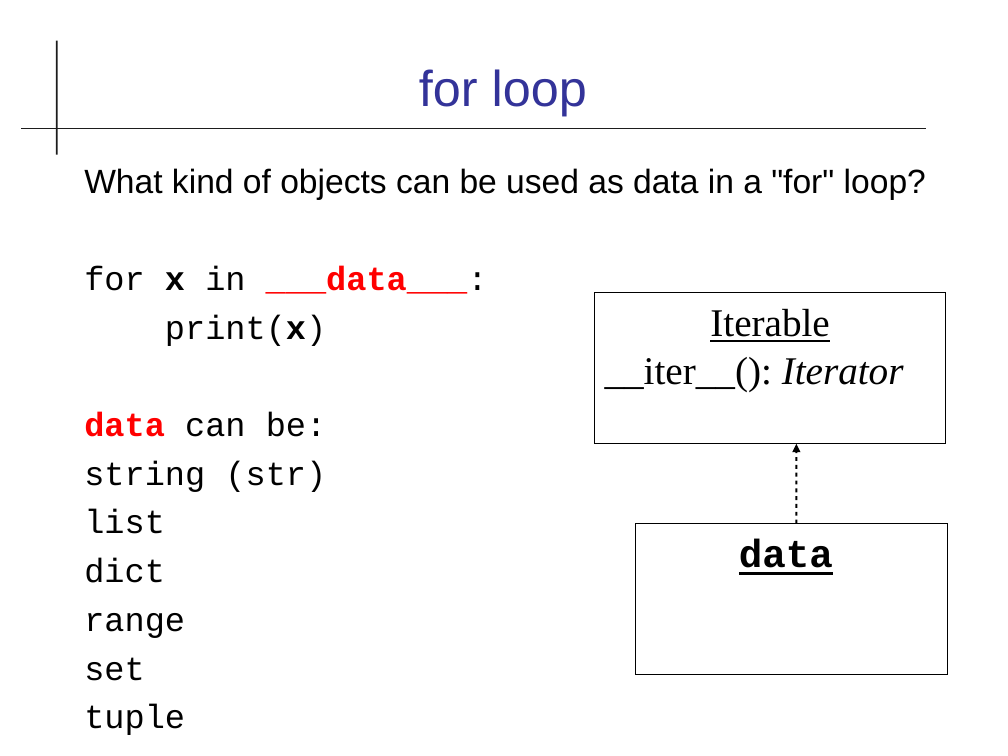
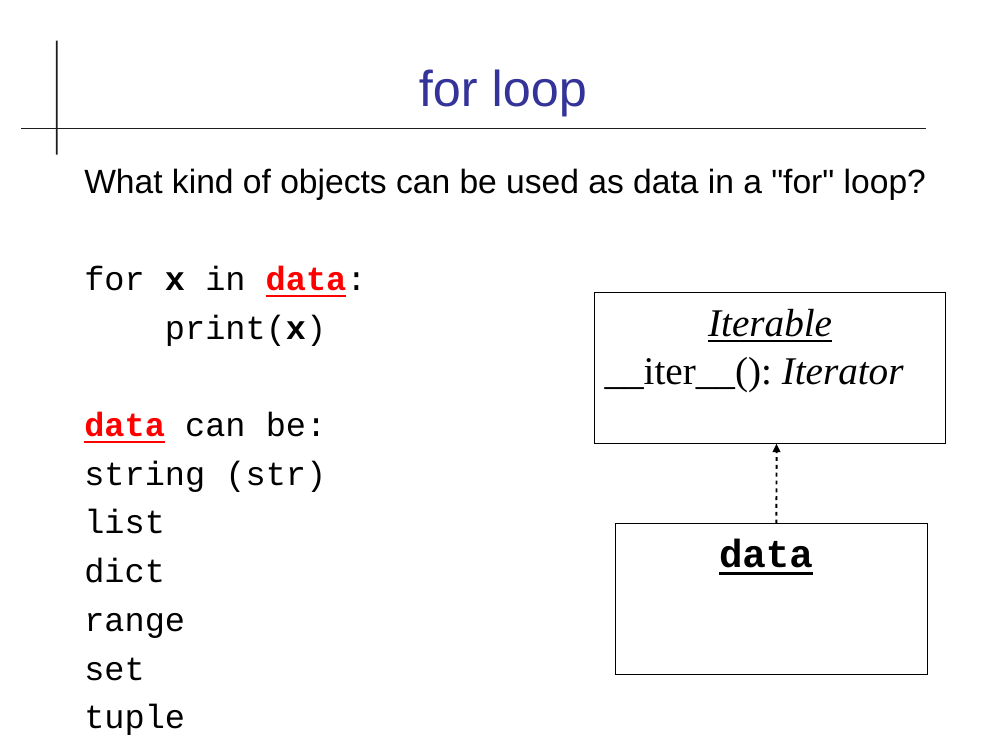
Before and after one commit to cpske/ISP, a slide deck: slide 19 of code-quality/Type-Checking.odp (slide 18 before the commit). Drawn at 1008x756 pixels with LibreOffice and Linux fonts; fonts in the diff are those of the drawing. Boxes give left, top, right and bottom in pixels: in the first picture for what was removed or moved away, otherwise in the second. Text is boxed around its words. In the diff, an @@ line names an element or a change of style, - is before the commit and + after.

```diff
--- a/code-quality/Type-Checking.odp
+++ b/code-quality/Type-Checking.odp
@@ text at (84,266,367,297): text changed; text colour #FF0000 to #000000; bold off @@
-for x in ___data___:
+for x in data:
@@ text in rectangle at (708,308,832,342): italic on in "Iterable" @@
@@ text at (84,412,327,443): underline on in "data" @@
@@ arrow moved from (796, 523) - (796, 444) to (776, 523) - (776, 444) @@
@@ rectangle "data": place and size @@
-rectangle "data" at (635,523,948,674)
+rectangle "data" at (615,523,927,674)
```
Also in this commit, not shown: 12 other slides changed, 5 slides added, 3 other files.
